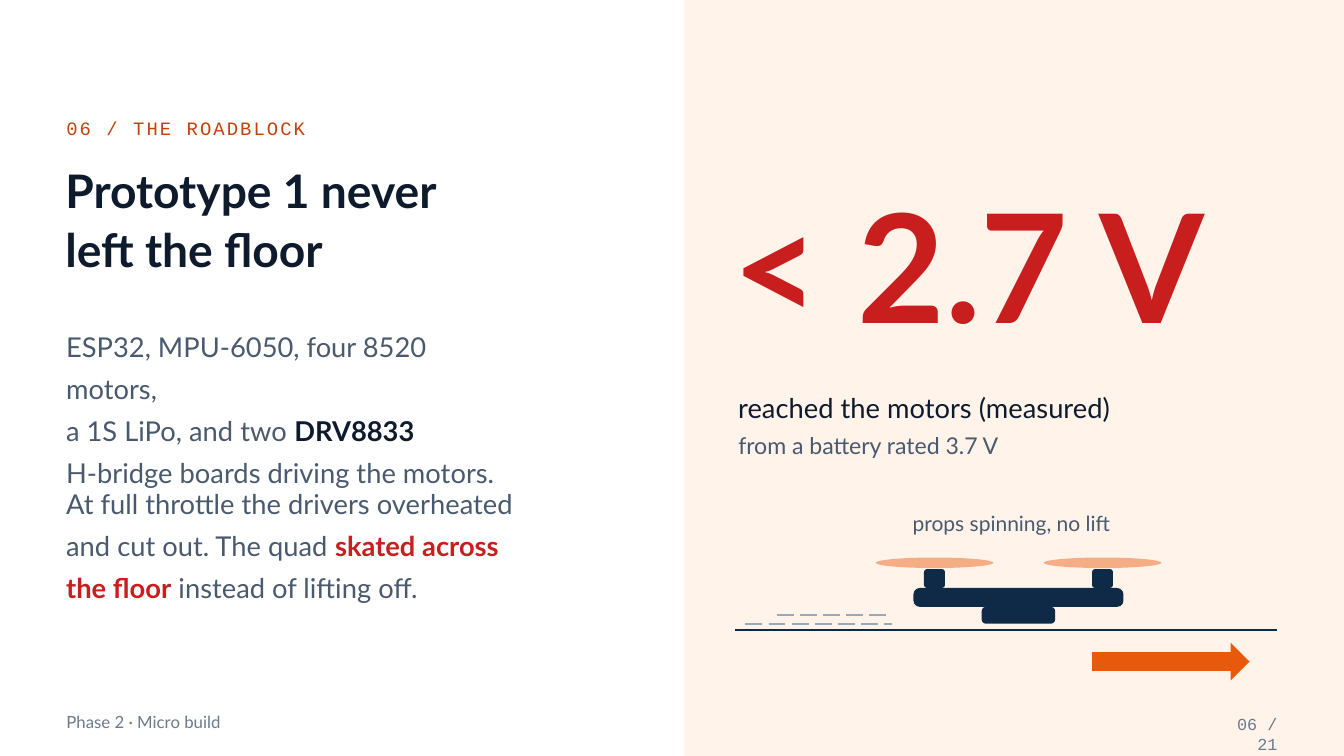
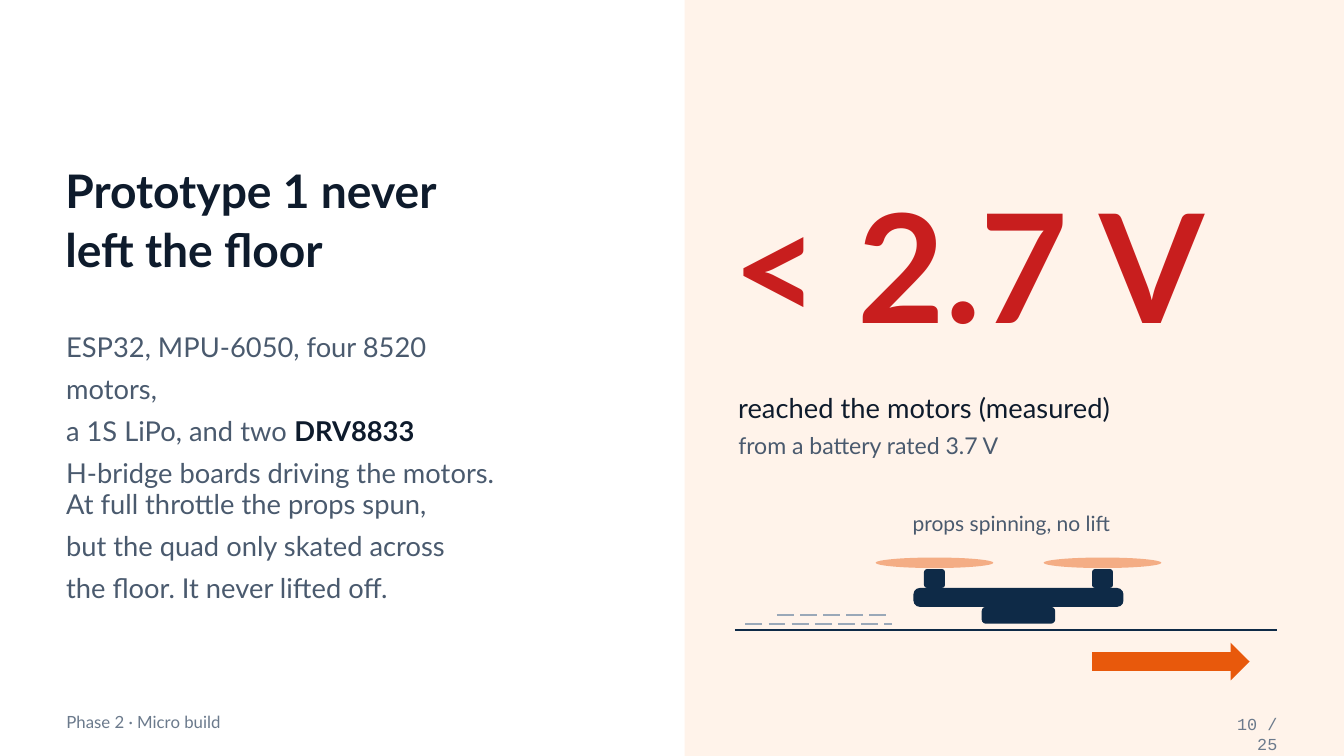
Before and after one commit to ara-aras/esp32-mini-drone, a slide deck: slide 10 of PPT/Drone_Workshop_v2.pptx (slide 6 before the commit). Drawn at 1344x756 pixels with LibreOffice and Linux fonts; fonts in the diff are those of the drawing. Boxes give left, top, right and bottom in pixels: in the first picture for what was removed or moved away, otherwise in the second. Text is boxed around its words. In the diff, an @@ line names an element or a change of style, - is before the commit and + after.

```diff
--- a/PPT/Drone_Workshop_v2.pptx
+++ b/PPT/Drone_Workshop_v2.pptx
@@ text removed at (66, 122, 305, 136) @@
-06 / THE ROADBLOCK
@@ text at (66, 494, 445, 598): text changed @@
-At full throttle the drivers overheated
-and cut out. The quad skated across
-the floor instead of lifting off.
+At full throttle the props spun,
+but the quad only skated across
+the floor. It never lifted off.
@@ text at (1237, 719, 1277, 750): text changed @@
-06 / 21
+10 / 25
```
Also in this commit, not shown: 20 other slides changed, 4 slides added.
